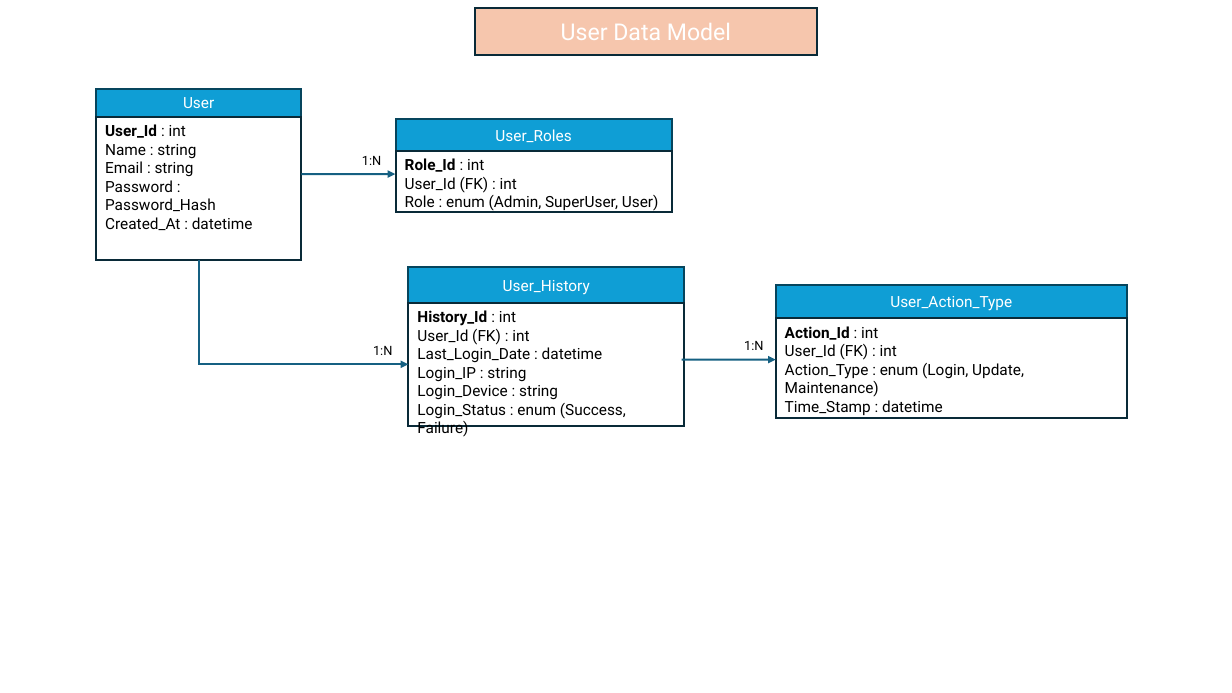
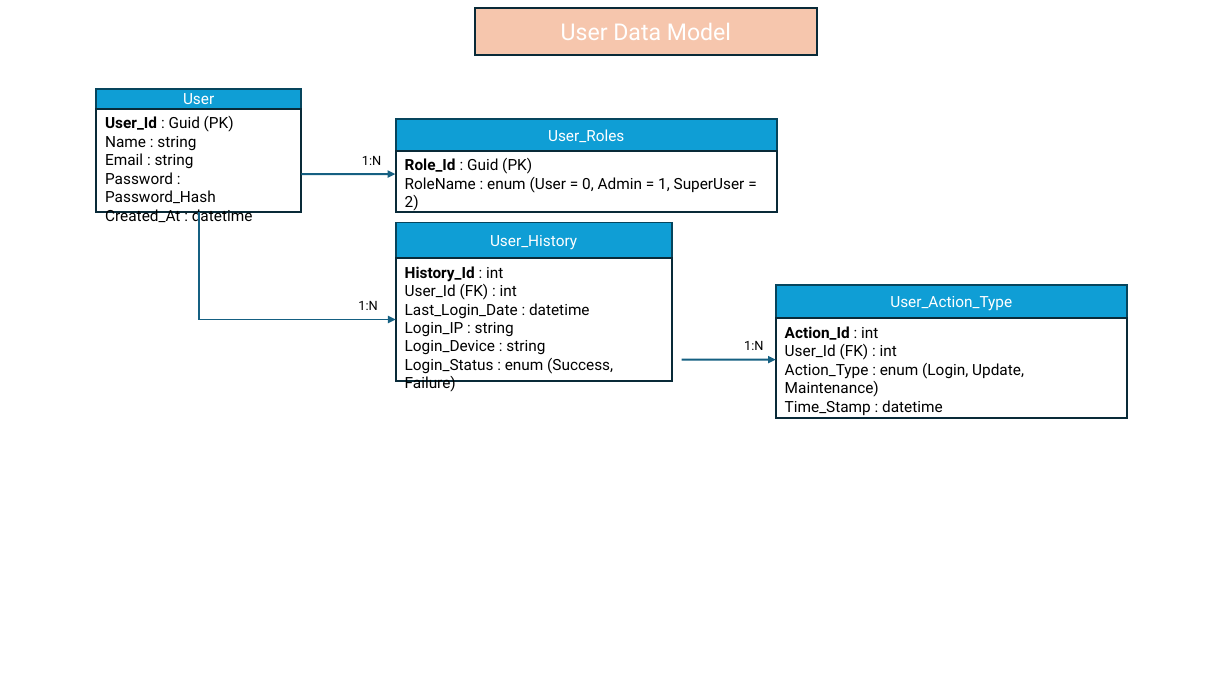
Before and after one commit to triniti1/A2C, a slide deck: slide 5 of Documentations/SysArchitecture.pptx. Drawn at 1232x693 pixels with LibreOffice and Linux fonts; fonts in the diff are those of the drawing. Boxes give left, top, right and bottom in pixels: in the first picture for what was removed or moved away, otherwise in the second. Text is boxed around its words. In the diff, an @@ line names an element or a change of style, - is before the commit and + after.

Commit message:
Fixing Users and UserRoles

```diff
--- a/Documentations/SysArchitecture.pptx
+++ b/Documentations/SysArchitecture.pptx
@@ rectangle "User": place and size @@
-rectangle "User" at box(96, 89, 301, 116)
+rectangle "User" at box(96, 89, 301, 109)
@@ rectangle "User_Id : Guid (PK)": place and size @@
-rectangle "User_Id : Guid (PK)" at box(96, 116, 301, 260)
+rectangle "User_Id : Guid (PK)" at box(96, 109, 301, 212)
@@ text in rectangle at box(105, 116, 234, 131): text changed; bold off @@
-User_Id : int
+User_Id : Guid (PK)
@@ rectangle "User_Roles": place and size @@
-rectangle "User_Roles" at box(396, 119, 672, 151)
+rectangle "User_Roles" at box(396, 119, 777, 151)
@@ rectangle "Role_Id : Guid (PK)": place and size @@
-rectangle "Role_Id : Guid (PK)" at box(396, 151, 672, 212)
+rectangle "Role_Id : Guid (PK)" at box(396, 151, 777, 212)
@@ text in rectangle at box(405, 158, 745, 212): text changed @@
-Role_Id : int
-User_Id (FK) : int
-Role : enum (Admin, SuperUser, User)
+Role_Id : Guid (PK)
+RoleName : enum (User = 0, Admin = 1, SuperUser = 2)
@@ elbow arrow moved from (199, 260) - (409, 364) to (199, 212) - (396, 320) @@
@@ 2 rectangles, 1 text: place and size @@
-2 rectangles, 1 text at box(373, 267, 685, 426)
+2 rectangles, 1 text at box(358, 223, 672, 381)
```
Also in this commit, not shown: 19 other files.
